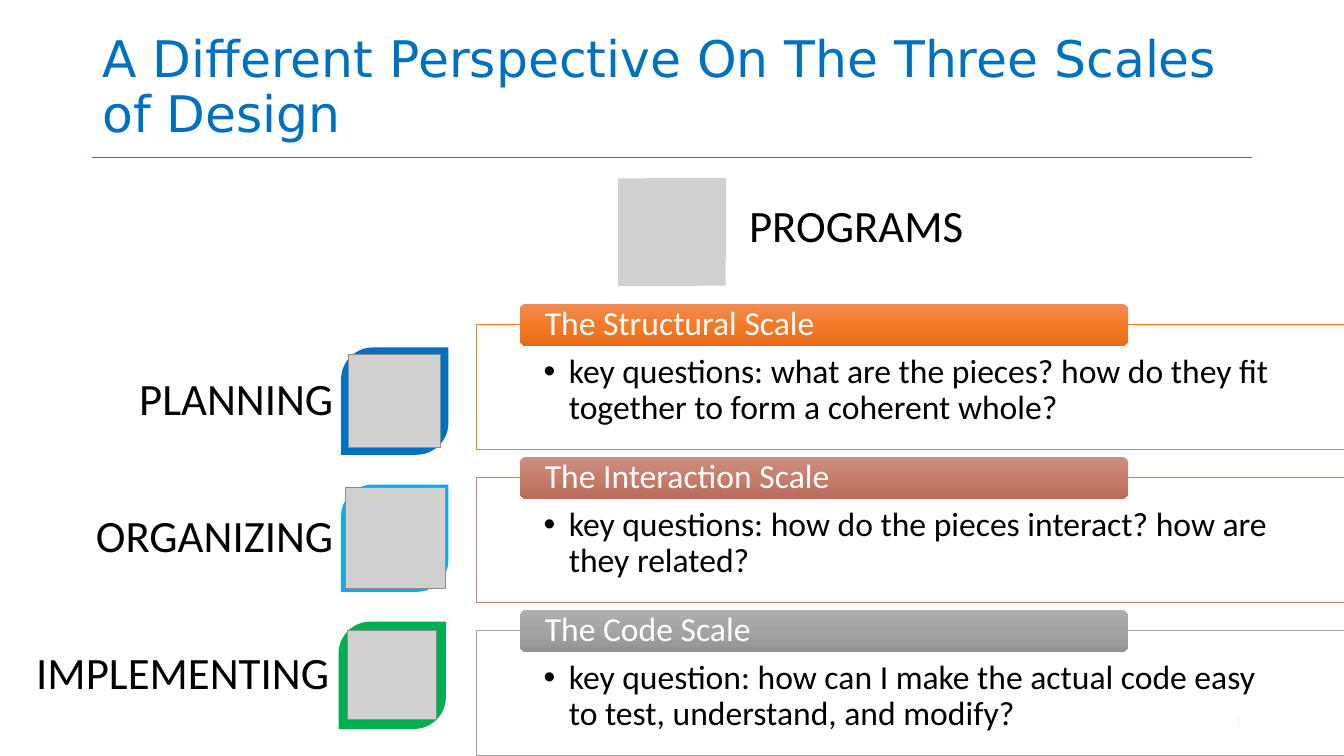
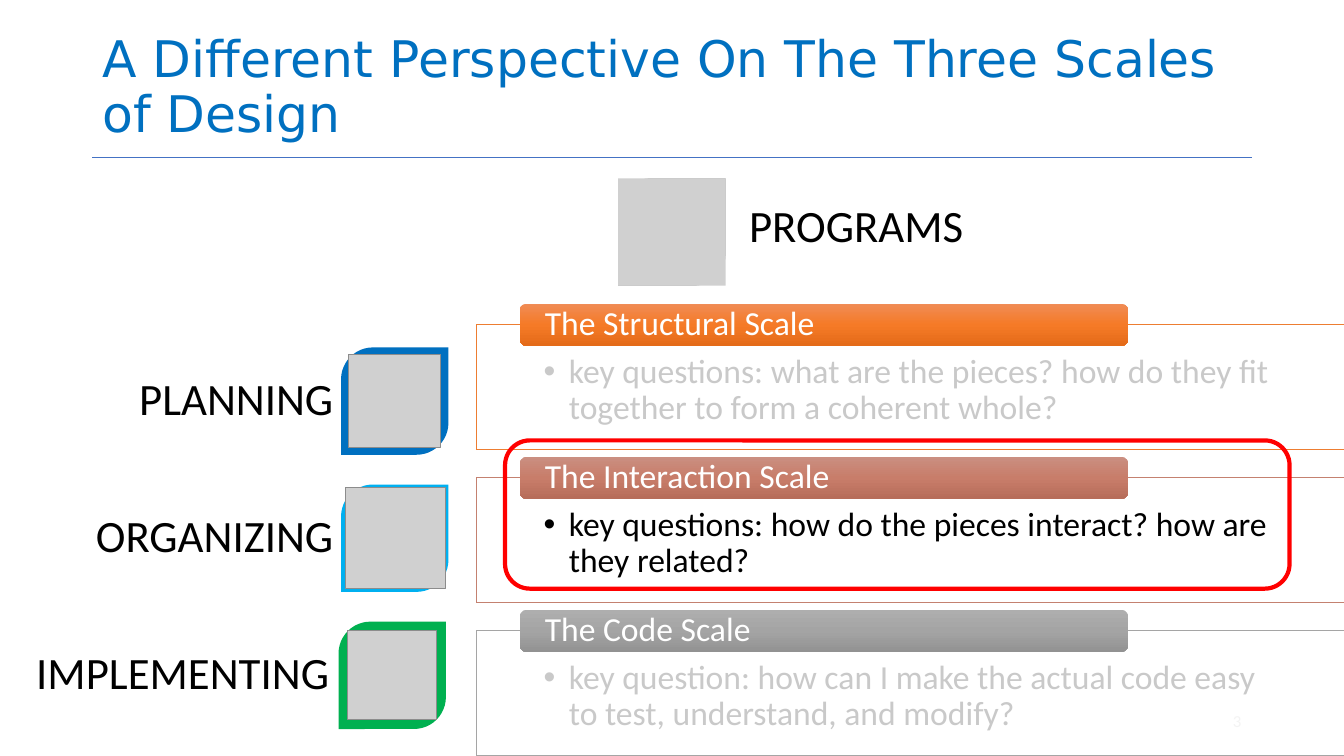
Before and after one commit to neu-se/CS4530-Spring-2026, a slide deck: slide 3 of Slides/Module 11.1 Interaction-Level Design.pptx. Drawn at 1344x756 pixels with LibreOffice and Linux fonts; fonts in the diff are those of the drawing; grey boxes stand for pictures. Boxes give left, top, right and bottom in pixels: in the first picture for what was removed or moved away, otherwise in the second. Text is boxed around its words. In the diff, an @@ line names an element or a change of style, - is before the commit and + after.

```diff
--- a/Slides/Module 11.1 Interaction-Level Design.pptx
+++ b/Slides/Module 11.1 Interaction-Level Design.pptx
@@ text "key questions: what are the ..." at (569,360,1268,425): text colour #000000 to #C9C9C9 @@
@@ rounded rectangle added at (505,441,1290,589), outline #FF0000 3 pt @@
@@ text "key question: how can I ..." at (569,666,1255,730): text colour #000000 to #C9C9C9 @@
```
Also in this commit, not shown: 9 other slides changed, 6 slides added, 4 slides removed.
